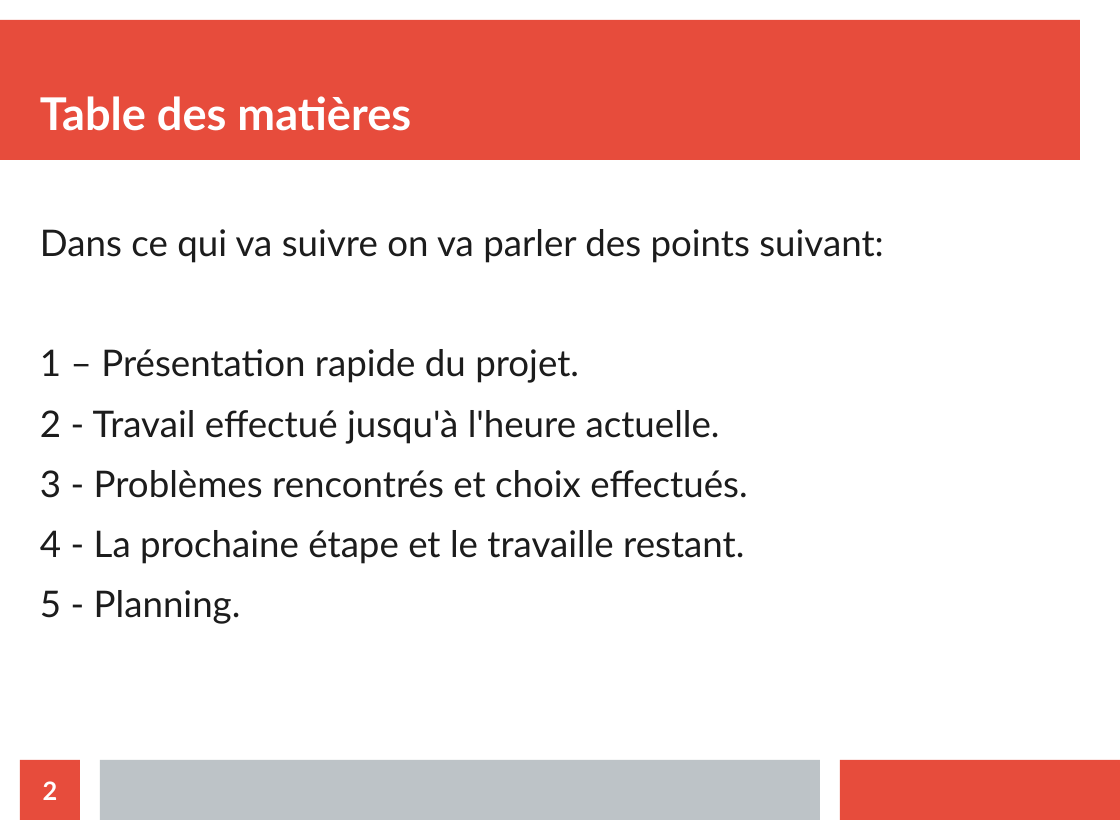
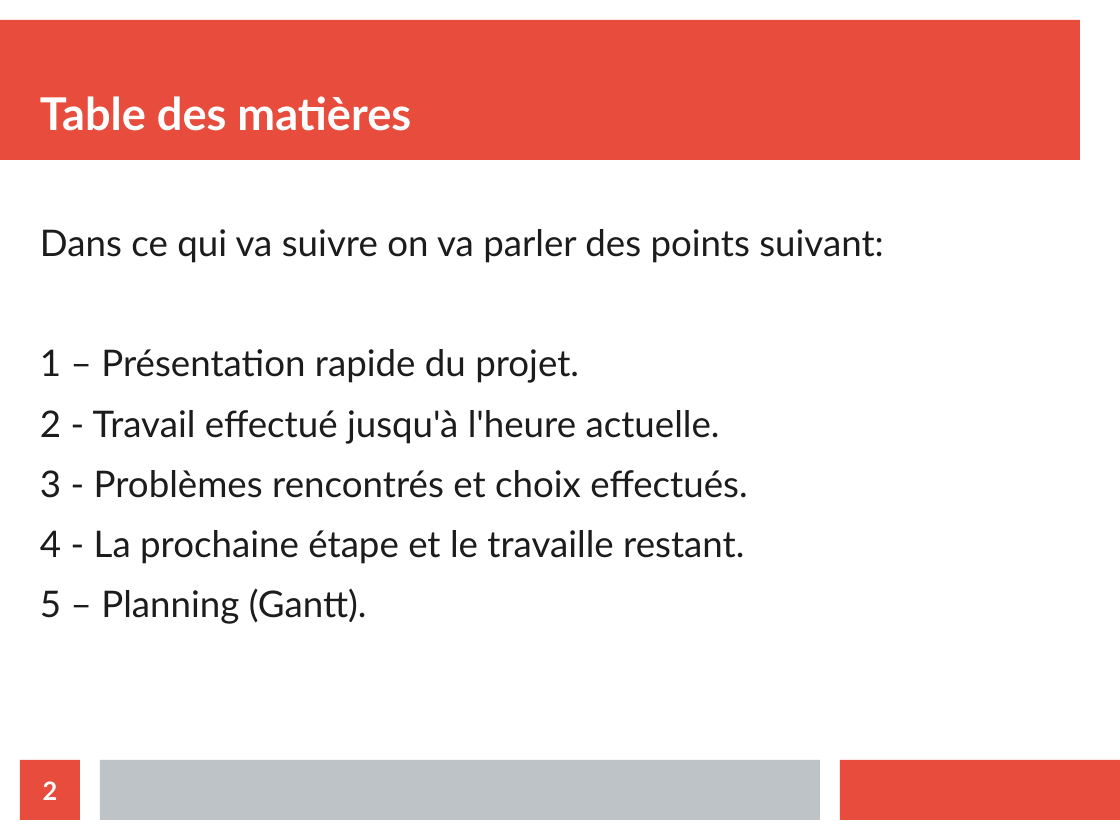
Before and after one commit to athmanmekh/AuttoPIlote-X-OPEN-PILOT, a slide deck: slide 2 of presentation/presentation 2/diapoPresentation.odp. Drawn at 1120x840 pixels with LibreOffice and Linux fonts; fonts in the diff are those of the drawing. Boxes give left, top, right and bottom in pixels: in the first picture for what was removed or moved away, otherwise in the second. Text is boxed around its words. In the diff, an @@ line names an element or a change of style, - is before the commit and + after.

```diff
--- a/presentation/presentation 2/diapoPresentation.odp
+++ b/presentation/presentation 2/diapoPresentation.odp
@@ text at box(40, 588, 367, 624): text changed @@
-5 - Planning.
+5 – Planning (Gantt).
```
Also in this commit, not shown: 7 other slides changed, 1 slide added, 3 slides removed, 1 other file.
